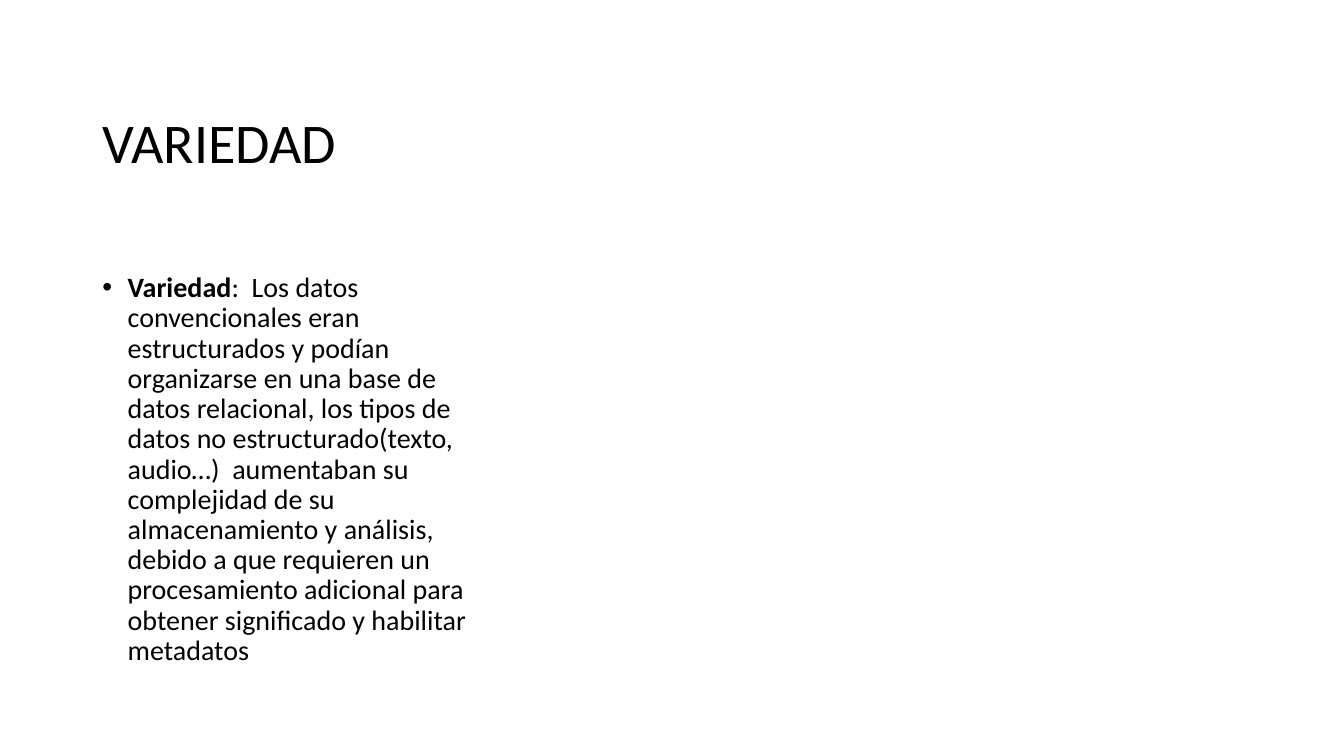
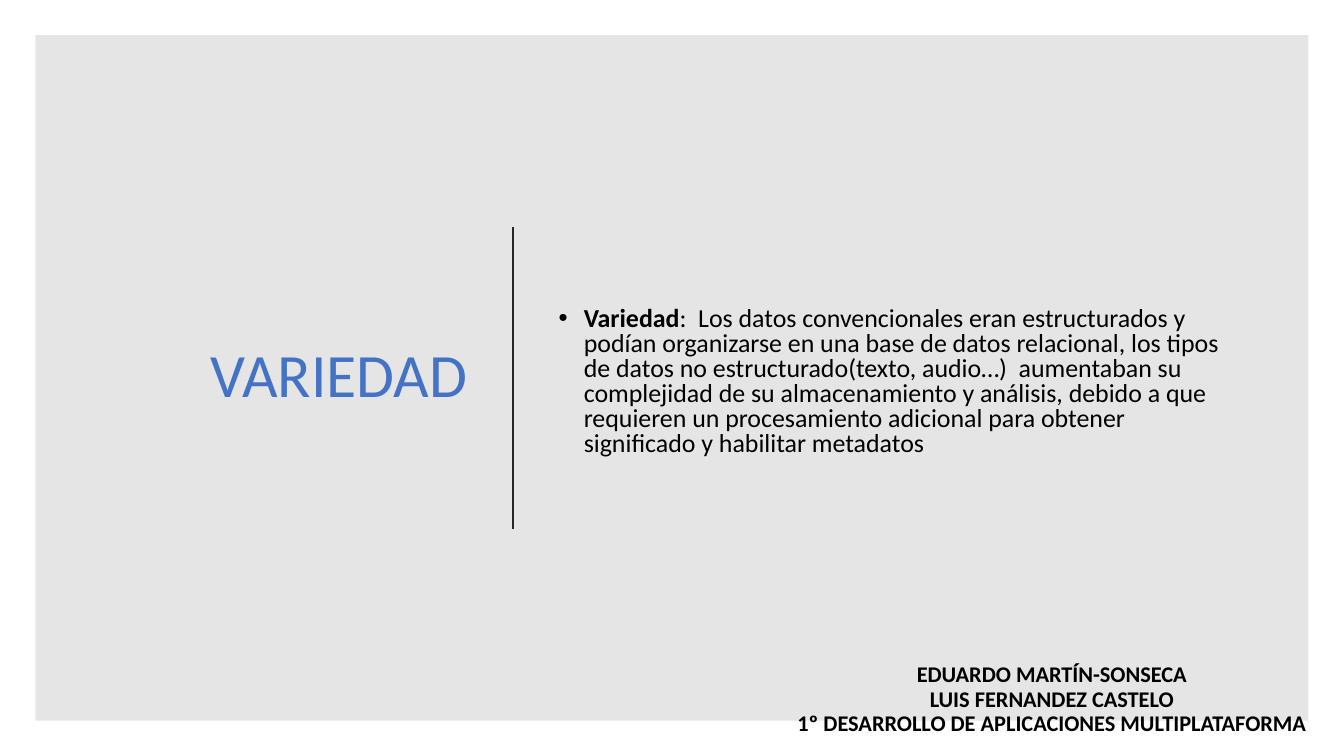
Before and after one commit to maraloeDev/Grado_SuperiorDAM, a slide deck: slide 6 of Bases de Datos/1º Evaluación/Ejercicios/Ejercicio2/Explotación de bases de datos Big Data.pptx. Drawn at 1344x756 pixels with LibreOffice and Linux fonts; fonts in the diff are those of the drawing. Boxes give left, top, right and bottom in pixels: in the first picture for what was removed or moved away, otherwise in the second. Text is boxed around its words. In the diff, an @@ line names an element or a change of style, - is before the commit and + after.

Commit message:
bd

```diff
--- a/Bases de Datos/1º Evaluación/Ejercicios/Ejercicio2/Explotación de bases de datos Big Data.pptx
+++ b/Bases de Datos/1º Evaluación/Ejercicios/Ejercicio2/Explotación de bases de datos Big Data.pptx
@@ rectangle: place and size @@
-rectangle at box(0, 0, 815, 756)
+rectangle at box(35, 35, 1309, 721)
@@ rectangle at box(35, 35, 1309, 721): fill gradient #FFFFFF to #000000 at 10% opacity @@
@@ title "VARIEDAD": place and size @@
-title "VARIEDAD" at box(102, 127, 336, 163)
+title "VARIEDAD" at box(210, 357, 467, 397)
@@ title "VARIEDAD" at box(210, 357, 467, 397): size 40 to 44 pt, text colour #000000 to #4472C4; alignment left to right @@
@@ line added from (513, 227) to (513, 529), #262626 1.5 pt @@
@@ text "Variedad: Los datos convencionales eran ...": place and size @@
-text "Variedad: Los datos convencionales eran ..." at box(128, 277, 465, 661)
+text "Variedad: Los datos convencionales eran ..." at box(584, 308, 1219, 457)
@@ text "Variedad: Los datos convencionales eran ..." at box(584, 308, 1219, 457): size 20 to 18.5 pt; line spacing 0.9 to 0.8; vertical alignment top to bottom @@
@@ text added at box(797, 664, 1306, 731), 16 pt, text #000000, bold @@
+EDUARDO MARTÍN-SONSECA
+LUIS FERNANDEZ CASTELO
+1º DESARROLLO DE APLICACIONES MULTIPLATAFORMA
```
Also in this commit, not shown: 4 other slides changed.
